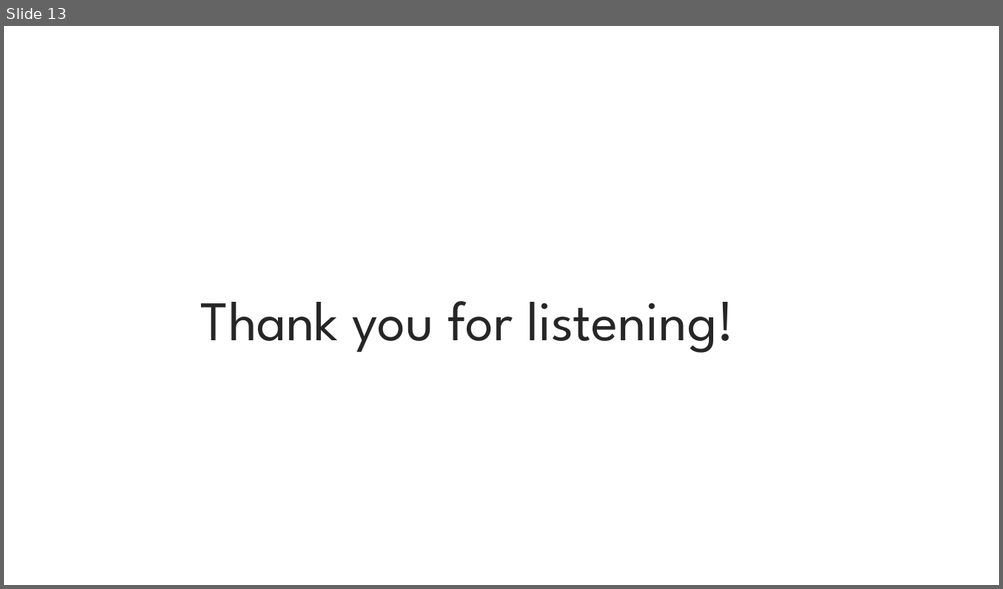
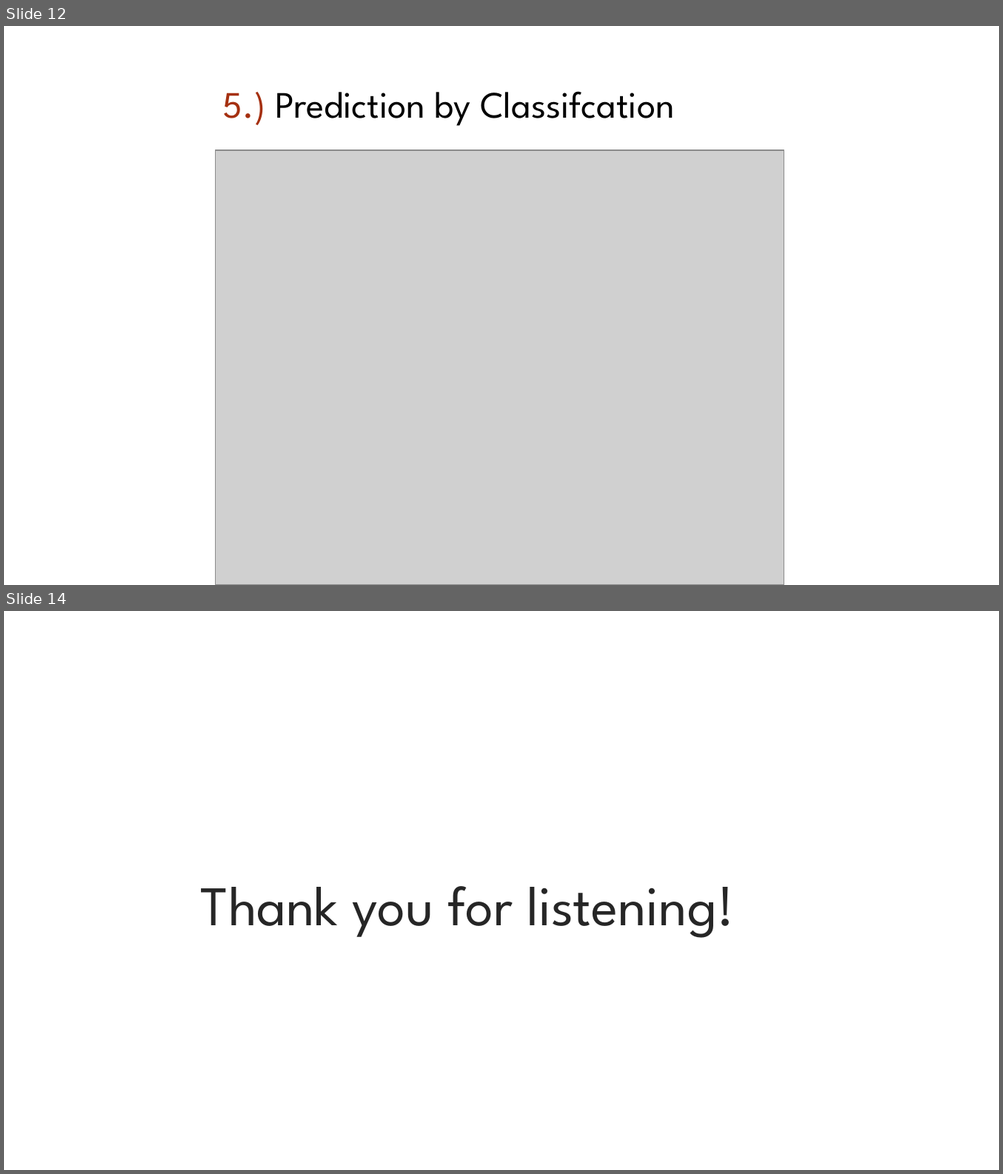
Before and after one commit to lepetitnoir/ML_WHO_Life_Expectancy, a slide deck: Presentation_WHO.pptx. Shown one above the other, each under a label of ours: slide 13 before the commit, slides 12 and 14 after it; the slides between them are not shown. The pictures are 1003x589 and 1003x1174 pixels, drawn with LibreOffice and Linux fonts; fonts in the diff are those of the drawing; grey boxes stand for pictures; background and template pictures are left out. Boxes give left, top, right and bottom in pixels: in the first picture for what was removed or moved away, otherwise in the second. Text is boxed around its words. In the diff, an @@ line names an element or a change of style, - is before the commit and + after.

```diff
--- a/Presentation_WHO.pptx
+++ b/Presentation_WHO.pptx
@@ slide 12 added at [4, 26, 999, 585], background picture (left out) @@
@@ title added at [223, 91, 674, 126], 36 pt, text #000000 @@
+5.) Prediction by Classifcation
@@ picture added at [216, 150, 784, 585] @@
@@ what was slide 13 is now slide 14 @@
```
Also in this commit, not shown: 2 slides changed, 2 other files.
